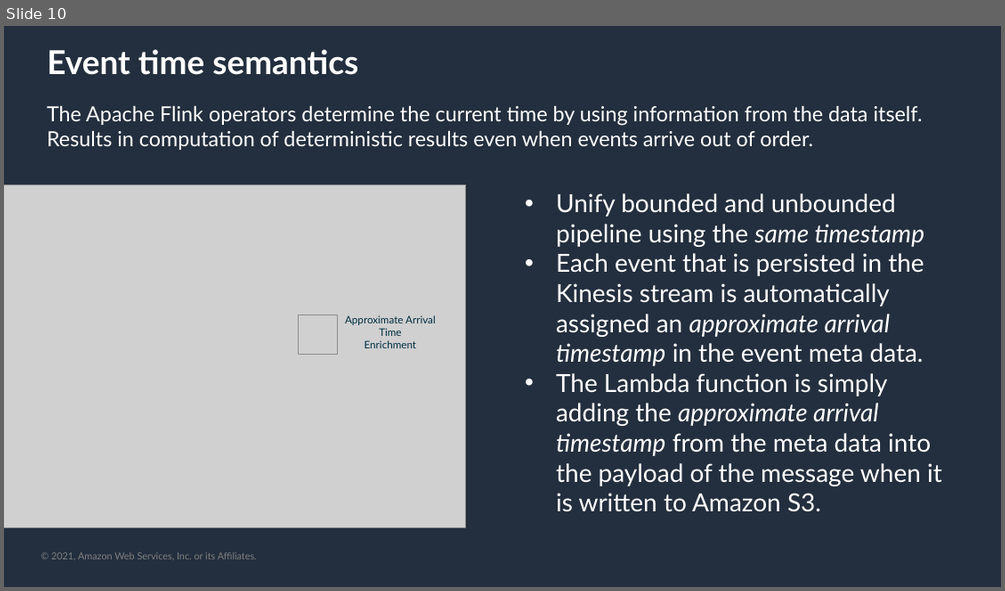
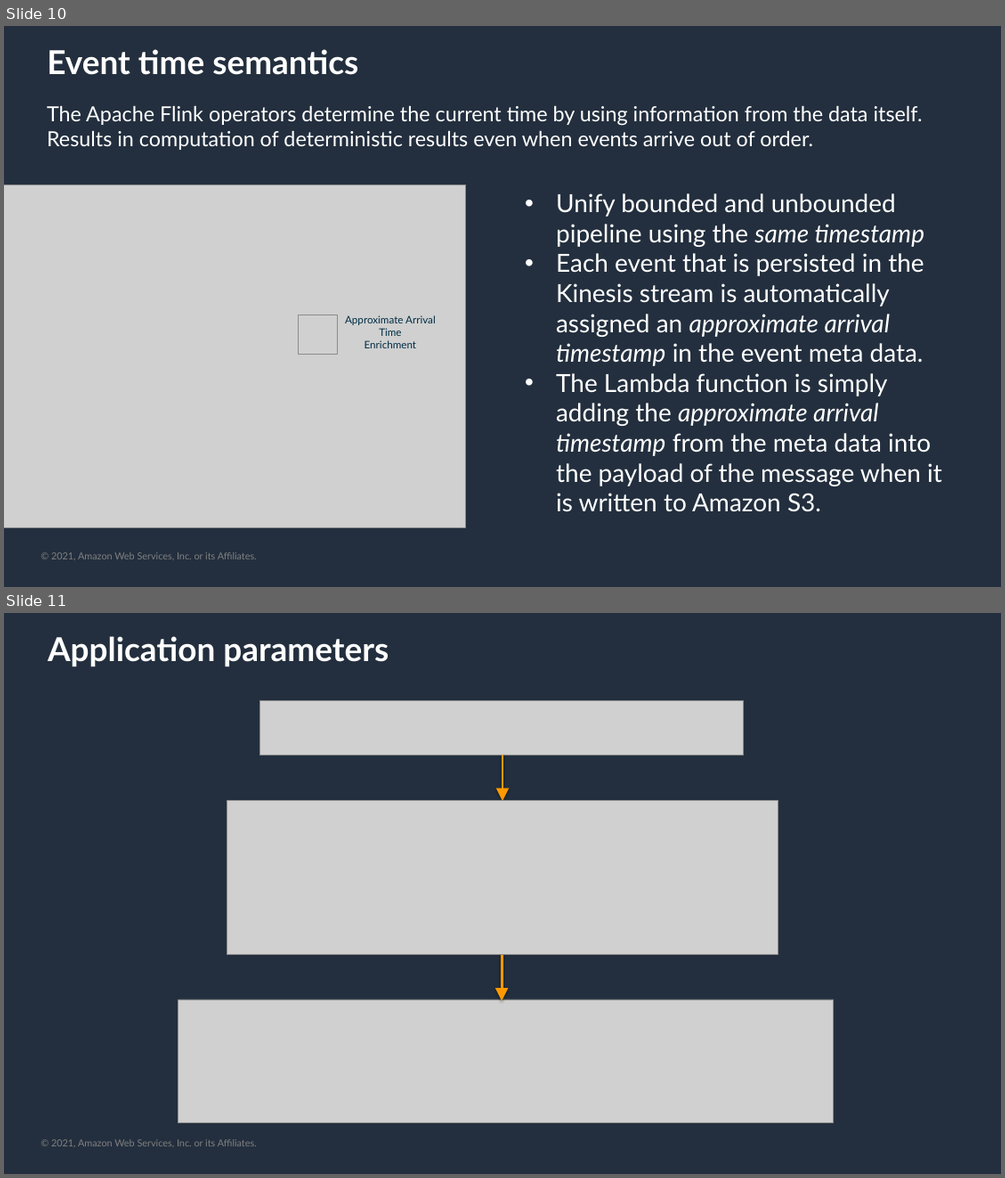
Before and after one commit to aws-samples/streaming-analytics-workshop, a slide deck: deck/Apache Beam on Amazon Kinesis Data Analytics.pptx. Shown one above the other, each under a label of ours: slide 10 before the commit, slides 10 and 11 after it. The pictures are 1005x591 and 1005x1178 pixels, drawn with LibreOffice and Linux fonts; fonts in the diff are those of the drawing; grey boxes stand for pictures; background and template pictures are left out. Boxes give left, top, right and bottom in pixels: in the first picture for what was removed or moved away, otherwise in the second. Text is boxed around its words. In the diff, an @@ line names an element or a change of style, - is before the commit and + after.

Commit message:
added a slide on application parameters

```diff
--- a/deck/Apache Beam on Amazon Kinesis Data Analytics.pptx
+++ b/deck/Apache Beam on Amazon Kinesis Data Analytics.pptx
@@ slide 11 added at (4, 613, 1001, 1174), background #232F3E; not listed: 1 template element that a slide beside it also shows @@
@@ title added at (48, 636, 388, 667), 38 pt, text #FFFFFF, bold @@
+Application parameters
@@ picture added at (260, 701, 743, 755) @@
@@ arrow added from (502, 755) to (502, 801), #FF9900 3 pt @@
@@ picture added at (227, 800, 778, 954) @@
@@ arrow added from (502, 953) to (502, 1000), #FF9900 3 pt @@
@@ picture added at (178, 999, 833, 1122) @@
```
